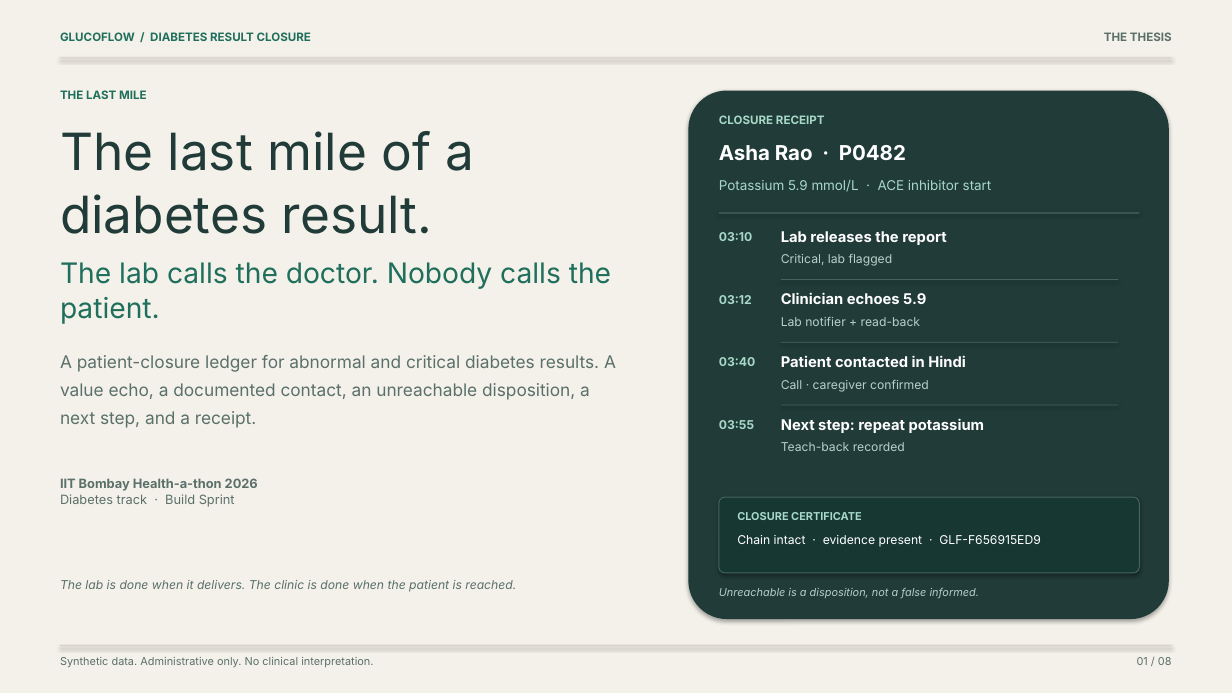
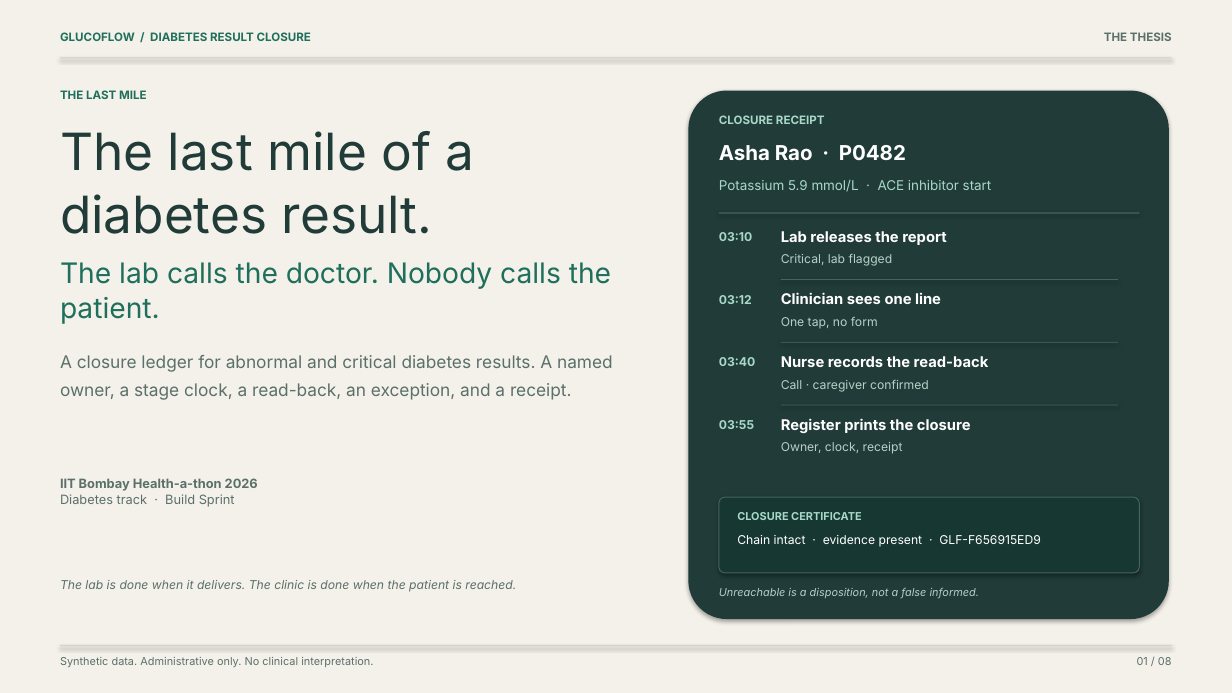
Before and after one commit to wysh3/glucoflow, a slide deck: slide 1 of deliverables/final/Result_Ledger_Deck.pptx. Drawn at 1232x693 pixels with LibreOffice and Linux fonts; fonts in the diff are those of the drawing. Boxes give left, top, right and bottom in pixels: in the first picture for what was removed or moved away, otherwise in the second. Text is boxed around its words. In the diff, an @@ line names an element or a change of style, - is before the commit and + after.

Commit message:
docs: rebuild the deck and brief around the four-surface product
Update both documents to the one-tap line, nurse read-back, desk hold and
quality register. Refresh the test counts, the evidence page, the demo script,
the judge QA and the submission answers.

```diff
--- a/deliverables/final/Result_Ledger_Deck.pptx
+++ b/deliverables/final/Result_Ledger_Deck.pptx
@@ text at bbox=[781, 292, 941, 304]: text changed @@
-Clinician echoes 5.9
+Clinician sees one line
@@ text at bbox=[781, 317, 878, 328]: text changed @@
-Lab notifier + read-back
+One tap, no form
@@ text at bbox=[60, 355, 613, 400]: text changed @@
-A patient-closure ledger for abnormal and critical diabetes results. A value echo, a documented contact, an unreachable disposition, a next step, and a receipt.
+A closure ledger for abnormal and critical diabetes results. A named owner, a stage clock, a read-back, an exception, and a receipt.
@@ text at bbox=[781, 356, 989, 367]: text changed @@
-Patient contacted in Hindi
+Nurse records the read-back
@@ text at bbox=[781, 418, 971, 433]: text changed @@
-Next step: repeat potassium
+Register prints the closure
@@ text at bbox=[781, 442, 903, 454]: text changed @@
-Teach-back recorded
+Owner, clock, receipt
```
Also in this commit, not shown: 6 other slides changed, 10 other files.
